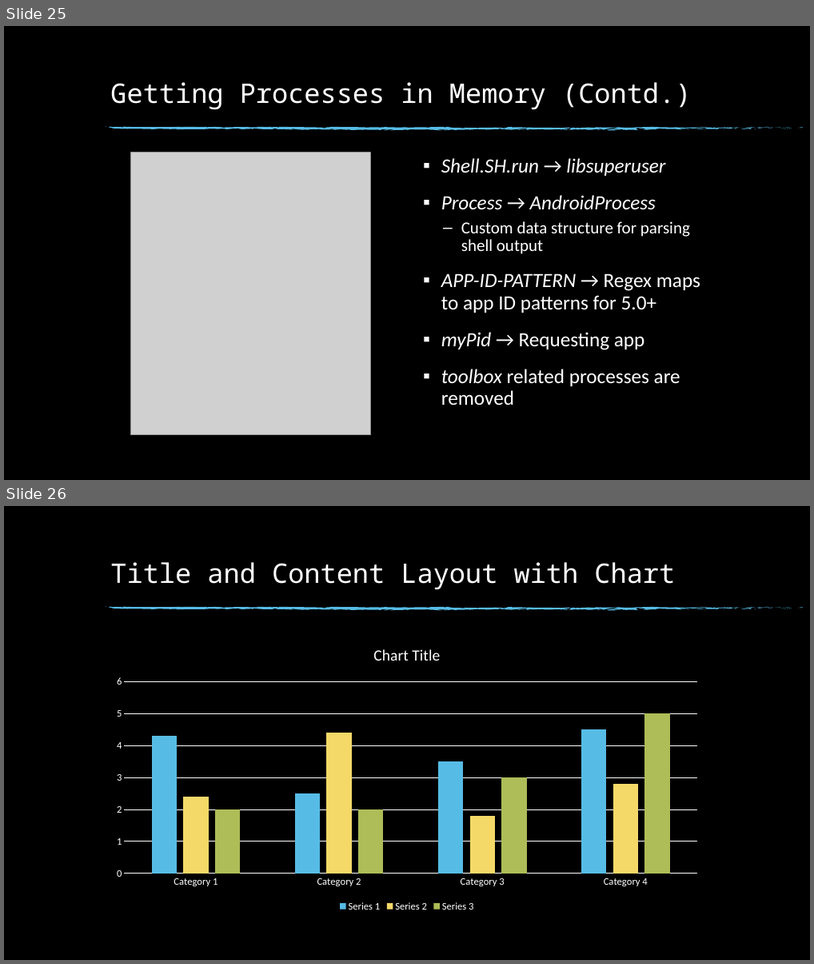
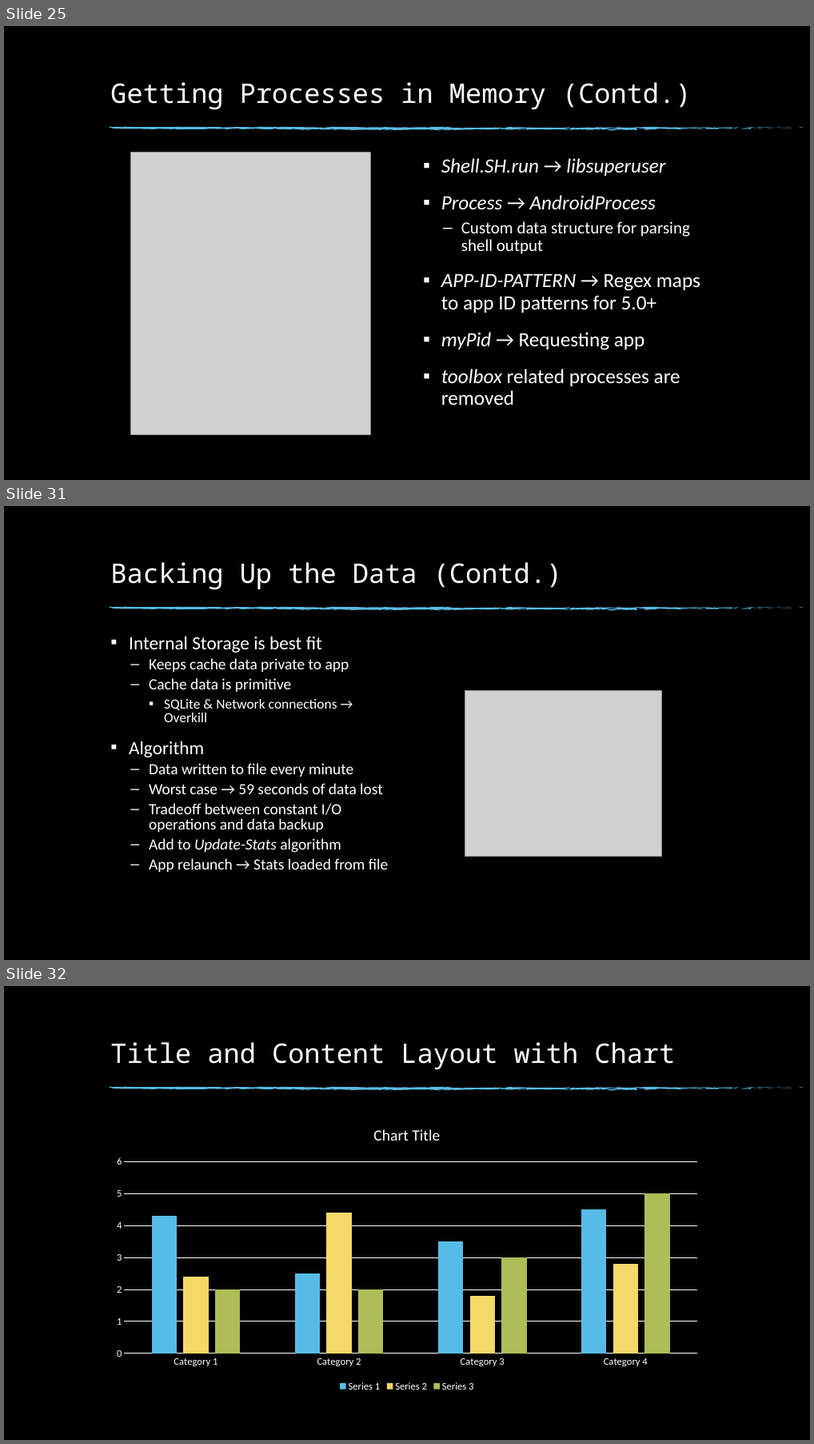
Before and after one commit to Buzz-Lightyear/ThesisDocuments, a slide deck: Thesis Presentation.pptx. Shown one above the other, each under a label of ours: slides 25 and 26 before the commit, slides 25, 31 and 32 after it; the slides between them are not shown. The pictures are 814x964 and 814x1444 pixels, drawn with LibreOffice and Linux fonts; fonts in the diff are those of the drawing; grey boxes stand for pictures; background and template pictures are left out. Boxes give left, top, right and bottom in pixels: in the first picture for what was removed or moved away, otherwise in the second. Text is boxed around its words. In the diff, an @@ line names an element or a change of style, - is before the commit and + after.

```diff
--- a/Thesis Presentation.pptx
+++ b/Thesis Presentation.pptx
@@ slide 31 added at (4,506,810,960), background picture (left out); not listed: 74 template elements that a slide beside it also shows @@
@@ title added at (110,562,562,590), 32 pt, text #FFFFFF @@
+Backing Up the Data (Contd.)
@@ text added at (129,636,388,872), 18.5 pt, text #FFFFFF @@
+▪ Internal Storage is best fit
+  – Keeps cache data private to app
+  – Cache data is primitive
+    ▪ SQLite & Network connections → Overkill
+▪ Algorithm
+  – Data written to file every minute
+  – Worst case → 59 seconds of data lost
+  – Tradeoff between constant I/O operations and data backup
+  – Add to Update-Stats algorithm
+  – App relaunch → Stats loaded from file
@@ picture added at (465,691,662,856) @@
@@ what was slide 26 is now slide 32 @@
```
Also in this commit, not shown: 1 slide changed, 5 other slides added, 3 other files.
